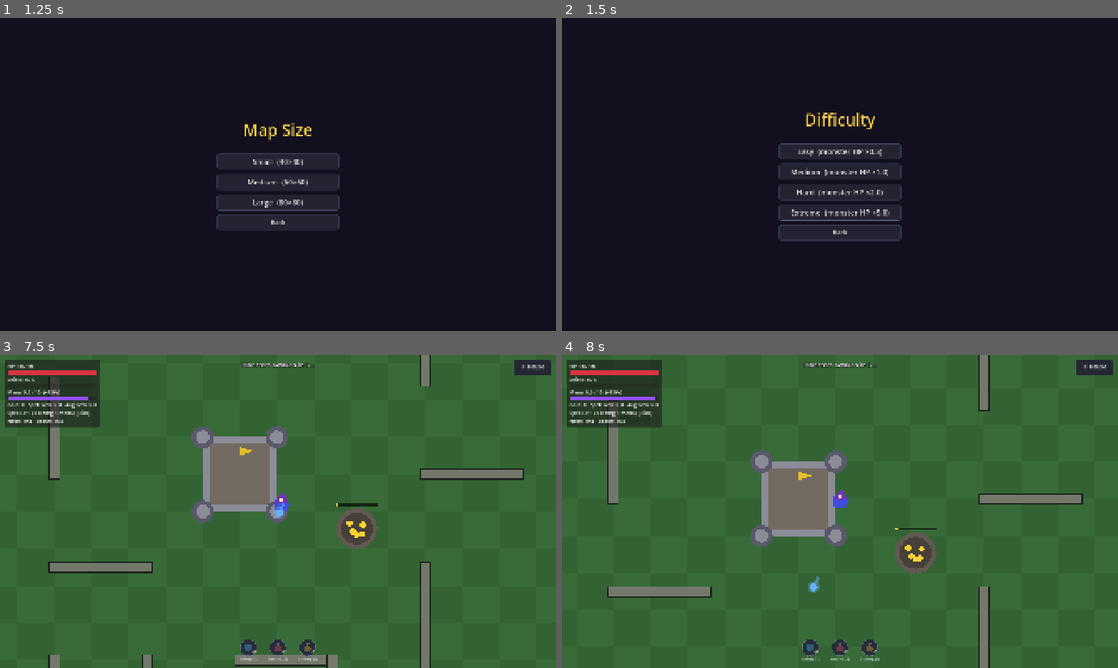
Above: before the commit, frames 1-4 (two rows, left to right).
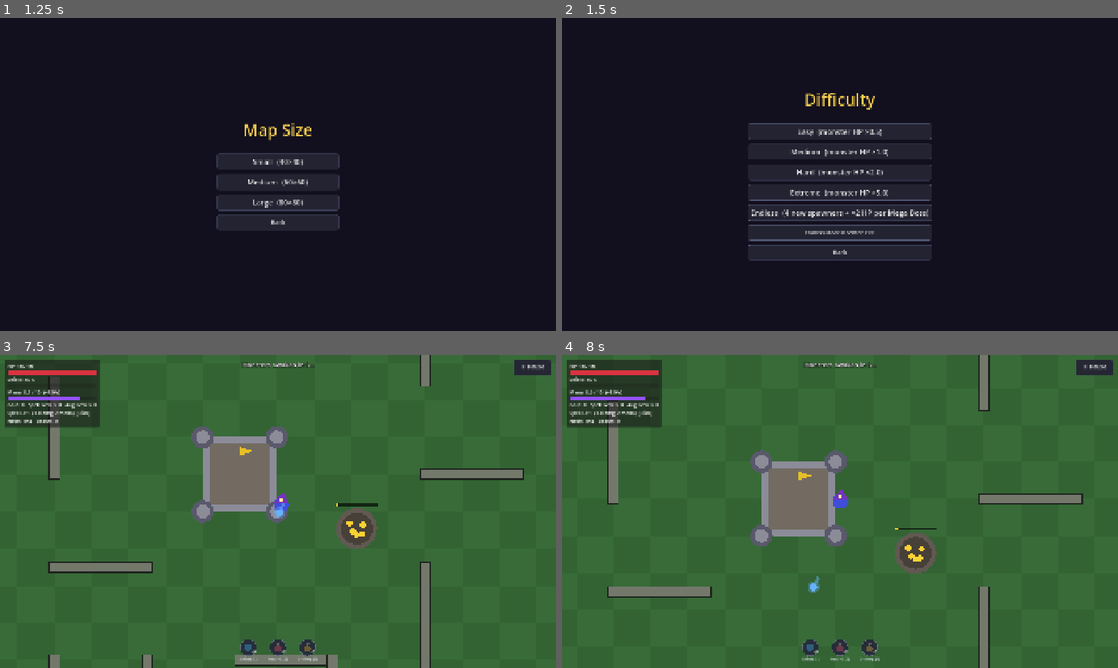
Above: after the commit, the same moments.

Repository: 09DylanXie/Hukulshish
Game: Godot game, scene res://scenes/ui/MainMenu.tscn
Same seed, same stepped clock (60 frames per second), same inputs: the game is played once before the commit and once after it.
Inputs (mouse positions are in pixels of both pictures, inside the frame that each line leads up to):
- Up to frame 1 (1.25 s): click "Start" at 0.5 s
- Up to frame 2 (1.5 s): click "Small (40×40)" at 1.25 s
- Up to frame 3 (7.5 s): click "Medium (monster HP ×1.0)" at 2 s; click "⏸ Pause" at 2.75 s; click "Restart Run" at 3.5 s; tap Enter at 4.25 s; move the mouse to (400, 495) at 4.27 s; hold D (move_right) 4.28-5 s; tap P at 4.35 s; click (400, 495) at 4.42 s; click "Restart Run" at 5 s; tap Space at 5.75 s; move the mouse to (166, 527) at 5.77 s; hold S (move_down) 5.78-6.53 s; tap 1 at 5.85 s; move the mouse to (333, 442) at 6.52 s; hold D (move_right) 6.53-7.28 s; tap 2 at 6.6 s; move the mouse to (250, 574) at 7.27 s; hold W (move_up) from 7.28 s (still down); tap 3 at 7.35 s; click (250, 574) at 7.42 s
- Up to frame 4 (8 s): keep holding W (move_up)

Frame 1 is identical in both runs. In frame 2, 3.6% of the frame differs, in the area x 33-67%, y 24-78%; in frame 3, less than 0.1%; in frame 4, less than 0.1%.

Commit message:
feat: mega boss spell speed/shield/2x spawns, 2x player fire rate/+1 mana cost, and endless mode

Diff:
--- a/resources/spells/base_spell.tres
+++ b/resources/spells/base_spell.tres
@@ -7,6 +7,6 @@
 name = "Base Spell"
 speed_tiles = 6
 range_tiles = 10
-fire_rate = 1
+fire_rate = 2
 color = Color(0.4, 0.7, 1, 1)
 radius_tiles = 0.2
--- a/resources/spells/boss_spell.tres
+++ b/resources/spells/boss_spell.tres
@@ -7,6 +7,6 @@
 name = "Boss Spell"
 speed_tiles = 6
 range_tiles = 10
-fire_rate = 1
+fire_rate = 2
 color = Color(1, 0.55, 0.15, 1)
 radius_tiles = 0.28
--- a/scripts/autoload/config.gd
+++ b/scripts/autoload/config.gd
@@ -22,8 +22,8 @@
 const MANA_REGEN_STEP: float = 0.5
 const MANA_POOL_MAX: int = 29
 const MANA_POOL_MAX_LEVEL: int = 12
-const BASE_SPELL_MANA_COST: float = 1.0
-const BOSS_SPELL_MANA_COST: float = 2.0
+const BASE_SPELL_MANA_COST: float = 2.0
+const BOSS_SPELL_MANA_COST: float = 3.0
 
 # --- Base spell (§6.2) ---
 const SPELL_MAX_LEVEL: int = 9
@@ -123,10 +123,16 @@
 
 # --- Mega boss (§6.7) — 2× previous HP (1000 → 2000) ---
 const MEGA_BOSS_HP: int = 2000
+const MEGA_BOSS_SHIELD_HP: float = 100.0
+const MEGA_BOSS_BOLT_SPEED_TILES: float = 6.0
 const MEGA_BOSS_RADIUS_TILES: float = 1.5
-const MEGA_BOSS_SPAWN_BOSS_SEC: float = 50.0
+const MEGA_BOSS_SPAWN_RATE_MULT: float = 2.0
+const MEGA_BOSS_SPAWN_BOSS_SEC: float = 25.0
 # TODO(design): cap on monsters the mega boss keeps alive (performance).
 const MEGA_BOSS_MAX_MINIONS: int = 40
+
+# --- Endless Mode (§3) ---
+const ENDLESS_WAVE_HP_MULT: float = 2.0
 
 # TODO(design): does the difficulty HP multiplier also scale nests + bosses? (§9 Q4). Assumed no.
 const DIFFICULTY_SCALES_NESTS_AND_BOSSES: bool = false
--- a/scripts/autoload/game_state.gd
+++ b/scripts/autoload/game_state.gd
@@ -5,6 +5,7 @@
 ## Emitted whenever anything the HUD / castle menu shows changes.
 signal changed
 signal mana_changed(mana: float, max_mana: int, regen: float)
+signal endless_wave_started(wave: int)
 signal victory
 signal defeat
 
@@ -12,6 +13,9 @@
 
 var map_size: MapSizeData
 var difficulty: DifficultyData
+var endless_mode: bool = false
+var endless_wave: int = 0
+var endless_hp_mult: float = 1.0
 
 var run_time: float = 0.0
 var gold: int = 0
@@ -84,6 +88,8 @@
 	bosses_defeated = 0
 	mega_boss_spawned = false
 	mega_boss_defeated = false
+	endless_wave = 0
+	endless_hp_mult = 1.0
 	run_over = false
 	changed.emit()
 	mana_changed.emit(mana, max_mana(), mana_regen())
@@ -112,7 +118,7 @@
 
 # --- Enemy HP scaling (difficulty + time after 3 minutes) ---
 
-## Scales monster base HP by difficulty and, once 3 minutes have elapsed, every 30 seconds:
+## Scales monster base HP by difficulty, 3-minute time scaling, and Endless Mode wave multiplier:
 ## - Easy: no time scaling
 ## - Medium: +5 HP per 30 s
 ## - Hard: ×1.2 per 30 s
@@ -120,17 +126,31 @@
 func scaled_monster_hp(base_hp: int) -> float:
 	var mult: float = difficulty.hp_mult if difficulty != null else 1.0
 	var hp: float = float(Config.scale_hp(base_hp, mult))
-	if run_time < Config.TIME_SCALE_START_SEC or difficulty == null:
-		return hp
-	var steps: int = int(floor((run_time - Config.TIME_SCALE_START_SEC) / Config.TIME_SCALE_INTERVAL_SEC)) + 1
-	match difficulty.name:
-		"Medium":
-			hp += Config.TIME_SCALE_MEDIUM_ADD * steps
-		"Hard":
-			hp *= pow(Config.TIME_SCALE_HARD_MULT, steps)
-		"Extreme":
-			hp *= pow(Config.TIME_SCALE_EXTREME_MULT, steps)
-	return hp
+	if run_time >= Config.TIME_SCALE_START_SEC and difficulty != null:
+		var steps: int = int(floor((run_time - Config.TIME_SCALE_START_SEC) / Config.TIME_SCALE_INTERVAL_SEC)) + 1
+		match difficulty.name:
+			"Medium":
+				hp += Config.TIME_SCALE_MEDIUM_ADD * steps
+			"Hard":
+				hp *= pow(Config.TIME_SCALE_HARD_MULT, steps)
+			"Extreme":
+				hp *= pow(Config.TIME_SCALE_EXTREME_MULT, steps)
+	return hp * endless_hp_mult
+
+
+func scaled_nest_hp() -> float:
+	var mult: float = difficulty.hp_mult if (Config.DIFFICULTY_SCALES_NESTS_AND_BOSSES and difficulty != null) else 1.0
+	return float(Config.scale_hp(Config.NEST_HP, mult)) * endless_hp_mult
+
+
+func scaled_boss_hp() -> float:
+	var mult: float = difficulty.hp_mult if (Config.DIFFICULTY_SCALES_NESTS_AND_BOSSES and difficulty != null) else 1.0
+	return float(Config.scale_hp(Config.BOSS_HP, mult)) * endless_hp_mult
+
+
+func scaled_mega_boss_hp() -> float:
+	var mult: float = difficulty.hp_mult if (Config.DIFFICULTY_SCALES_NESTS_AND_BOSSES and difficulty != null) else 1.0
+	return float(Config.scale_hp(Config.MEGA_BOSS_HP, mult)) * endless_hp_mult
 
 
 # --- Mana & Spell Mods ---
@@ -461,8 +481,18 @@
 	changed.emit()
 
 
-## Victory: the mega boss is defeated (it only appears after all 4 nests are destroyed).
+## Victory in Normal mode when the mega boss is defeated; in Endless mode, spawns 4 new spawners
+## and doubles everything's HP (×2 per Mega Boss kill).
 func on_mega_boss_defeated() -> void:
+	if endless_mode:
+		endless_wave += 1
+		endless_hp_mult *= Config.ENDLESS_WAVE_HP_MULT
+		nests_destroyed = 0
+		mega_boss_spawned = false
+		mega_boss_defeated = false
+		changed.emit()
+		endless_wave_started.emit(endless_wave)
+		return
 	mega_boss_defeated = true
 	changed.emit()
 	if not run_over:
--- a/scripts/bosses/mega_boss.gd
+++ b/scripts/bosses/mega_boss.gd
@@ -1,16 +1,21 @@
 class_name MegaBoss
 extends NestBoss
-## Appears once all 4 nests are destroyed (§6.7). 1000 HP, same damage + speed as a nest boss.
-## Summons a nest boss every 50 s and spawns every monster class at its normal rate.
-## Defeating it wins the game.
+## Appears once all 4 nests are destroyed (§6.7). 2000 base HP, same spell speed as player's base spell (6 tiles/s),
+## and a 100 HP shield that regenerates after each 1/4 of its HP lost (at 75%, 50%, and 25% HP).
+## Summons a nest boss every 25 s (2× rate) and spawns every monster class at 2× its normal rate.
+## Defeating it wins the game (or starts the next 2× HP wave in Endless mode).
 
 signal minion_spawned(minion: Node)
 
 const MonsterScene: PackedScene = preload("res://scenes/monsters/Monster.tscn")
 const BossScene: PackedScene = preload("res://scenes/bosses/NestBoss.tscn")
+const QUARTER_THRESHOLDS: Array[float] = [0.75, 0.50, 0.25]
 
 var hp_mult: float = 1.0
+var max_shield: float = Config.MEGA_BOSS_SHIELD_HP
+var shield: float = Config.MEGA_BOSS_SHIELD_HP
 
+var _next_quarter_idx: int = 0
 var _boss_timer: float = Config.MEGA_BOSS_SPAWN_BOSS_SEC
 ## One spawn timer per monster class, same order as Config.MONSTERS.
 var _monster_timers: Array[float] = []
@@ -20,7 +25,10 @@
 func _init() -> void:
 	max_hp = Config.MEGA_BOSS_HP
 	hp = max_hp
+	max_shield = Config.MEGA_BOSS_SHIELD_HP
+	shield = max_shield
 	gold = 0
+	bolt_speed_tiles = Config.BASE_SPELL.speed_tiles
 	_radius = Config.tiles(Config.MEGA_BOSS_RADIUS_TILES)
 	color = Color(0.35, 0.05, 0.4)
 
@@ -28,16 +36,18 @@
 func setup(tint: Color, mult: float) -> void:
 	hp_mult = mult
 	color = tint.darkened(0.5)
-	if Config.DIFFICULTY_SCALES_NESTS_AND_BOSSES:
-		max_hp = Config.scale_hp(Config.MEGA_BOSS_HP, mult)
-		hp = max_hp
+	max_hp = GameState.scaled_mega_boss_hp()
+	hp = max_hp
+	max_shield = Config.MEGA_BOSS_SHIELD_HP
+	shield = max_shield
+	_next_quarter_idx = 0
 
 
 func _ready() -> void:
 	super._ready()
 	add_to_group("mega_boss")
 	for stats in Config.MONSTERS:
-		_monster_timers.append((stats as MonsterStats).spawn_interval)
+		_monster_timers.append((stats as MonsterStats).spawn_interval / Config.MEGA_BOSS_SPAWN_RATE_MULT)
 
 
 func _physics_process(delta: float) -> void:
@@ -54,12 +64,42 @@
 		_monster_timers[i] -= delta
 		if _monster_timers[i] <= 0.0:
 			var stats: MonsterStats = Config.MONSTERS[i]
-			_monster_timers[i] = stats.spawn_interval
+			_monster_timers[i] = stats.spawn_interval / Config.MEGA_BOSS_SPAWN_RATE_MULT
 			if _minions < Config.MEGA_BOSS_MAX_MINIONS:
 				var scene: PackedScene = stats.scene if stats.scene != null else MonsterScene
 				var m: Monster = scene.instantiate()
 				m.setup(stats, hp_mult)
 				_spawn_minion(m, true)
+
+
+func take_damage(amount: float) -> void:
+	if _dead or amount <= 0.0:
+		return
+	_flash = 0.1
+	if shield > 0.0:
+		if amount <= shield:
+			shield -= amount
+			queue_redraw()
+			return
+		amount -= shield
+		shield = 0.0
+
+	hp -= amount
+	# Regenerate the 100 HP shield after each 1/4 of max HP lost (75%, 50%, 25%).
+	while _next_quarter_idx < QUARTER_THRESHOLDS.size() and hp <= max_hp * QUARTER_THRESHOLDS[_next_quarter_idx]:
+		var threshold_hp: float = max_hp * QUARTER_THRESHOLDS[_next_quarter_idx]
+		_next_quarter_idx += 1
+		if hp > 0.0:
+			hp = maxf(hp, threshold_hp)
+			shield = max_shield
+			break
+
+	queue_redraw()
+	if hp <= 0.0:
+		_dead = true
+		_on_killed()
+		died.emit(gold, global_position)
+		queue_free()
 
 
 func _spawn_minion(node: Node2D, counts: bool) -> void:
@@ -73,9 +113,18 @@
 
 func _draw() -> void:
 	super._draw()
+	var r: float = _radius
 	# Crown
-	var r: float = _radius
 	draw_colored_polygon(PackedVector2Array([
 		Vector2(-r * 0.5, -r * 0.75), Vector2(-r * 0.5, -r * 1.05), Vector2(-r * 0.25, -r * 0.88),
 		Vector2(0, -r * 1.15), Vector2(r * 0.25, -r * 0.88), Vector2(r * 0.5, -r * 1.05), Vector2(r * 0.5, -r * 0.75),
 	]), Color(1, 0.82, 0.2))
+	# Mega Boss 100 HP regenerating shield aura & bar
+	if shield > 0.0:
+		var sr: float = r * 1.28
+		draw_circle(Vector2.ZERO, sr, Color(0.2, 0.78, 1.0, 0.22))
+		draw_arc(Vector2.ZERO, sr, 0.0, TAU, 36, Color(0.35, 0.9, 1.0, 0.92), 2.5)
+		var w: float = r * 2.0
+		var s_top: Vector2 = Vector2(-r, -r - 16.0)
+		draw_rect(Rect2(s_top, Vector2(w, 4)), Color(0, 0, 0, 0.6))
+		draw_rect(Rect2(s_top, Vector2(w * clampf(shield / max_shield, 0.0, 1.0), 4)), Color(0.25, 0.82, 1.0))
--- a/scripts/bosses/nest_boss.gd
+++ b/scripts/bosses/nest_boss.gd
@@ -11,6 +11,7 @@
 var max_hp: float = Config.BOSS_HP
 var hp: float = Config.BOSS_HP
 var gold: int = Config.BOSS_GOLD
+var bolt_speed_tiles: float = Config.BOSS_BOLT_SPEED_TILES
 
 var _radius: float = Config.tiles(Config.BOSS_RADIUS_TILES)
 var _attack_cooldown: float = 0.0
@@ -21,11 +22,10 @@
 
 
 ## `tint` = colour of the nest it came from. `hp_mult` only applies if Config says so (§9 Q4).
-func setup(tint: Color, hp_mult: float) -> void:
+func setup(tint: Color, _hp_mult: float) -> void:
 	color = tint.darkened(0.3)
-	if Config.DIFFICULTY_SCALES_NESTS_AND_BOSSES:
-		max_hp = Config.scale_hp(int(max_hp), hp_mult)
-		hp = max_hp
+	max_hp = GameState.scaled_boss_hp()
+	hp = max_hp
 
 
 func _ready() -> void:
@@ -73,7 +73,7 @@
 
 func _fire_at(target_pos: Vector2) -> void:
 	var p: Projectile = ProjectileScene.instantiate()
-	var speed: float = Config.tiles(Config.BOSS_BOLT_SPEED_TILES)
+	var speed: float = Config.tiles(bolt_speed_tiles)
 	p.setup(global_position.direction_to(target_pos), speed, Config.BOSS_BOLT_DAMAGE, false,
 		Color(1, 0.3, 0.1), Config.tiles(0.2), Config.tiles(Config.BOSS_FIRE_RANGE_TILES * 1.5))
 	p.global_position = global_position
--- a/scripts/main/game.gd
+++ b/scripts/main/game.gd
@@ -19,19 +19,21 @@
 var _entities: Node2D
 var _player: Player
 var _castle_menu: CastleMenu
+var _nest_positions: Array[Vector2] = []
 
 
 func _ready() -> void:
 	GameState.start_run()
 	GameState.victory.connect(_on_victory)
 	GameState.defeat.connect(_on_defeat)
+	GameState.endless_wave_started.connect(_on_endless_wave_started)
 
 	var map: MapSizeData = GameState.map_size
 	var half: float = Config.tiles(map.size_in_tiles) * 0.5
 	var bounds := Rect2(-half, -half, half * 2.0, half * 2.0)
 
-	var nest_positions: Array[Vector2] = _compute_nest_positions(bounds)
-	var mine_positions: Array[Vector2] = _pick_gold_mine_positions(bounds, nest_positions)
+	_nest_positions = _compute_nest_positions(bounds)
+	var mine_positions: Array[Vector2] = _pick_gold_mine_positions(bounds, _nest_positions)
 
 	var world: Node2D
 	if map.scene != null:
@@ -40,7 +42,7 @@
 		var w: World = WorldScene.instantiate()
 		w.size_in_tiles = map.size_in_tiles
 		var clear_radius: float = Config.tiles(3.0)
-		for np in nest_positions:
+		for np in _nest_positions:
 			w.clear_zones.append(Vector3(np.x, np.y, clear_radius))
 		for mp in mine_positions:
 			w.clear_zones.append(Vector3(mp.x, mp.y, clear_radius))
@@ -64,7 +66,7 @@
 	_player.position = Vector2.ZERO
 	_entities.add_child(_player)
 
-	_spawn_nests(nest_positions)
+	_spawn_nests(_nest_positions)
 	_spawn_gold_mines(mine_positions)
 
 	var hud: HUD = HUDScene.instantiate()
@@ -208,6 +210,24 @@
 	GameState.on_mega_boss_defeated()
 
 
+func _on_endless_wave_started(_wave: int) -> void:
+	if not is_inside_tree() or GameState.run_over:
+		return
+	# Double the HP of any already-active monsters and bosses on the map.
+	for node in get_tree().get_nodes_in_group("monsters"):
+		var m := node as Monster
+		if m != null and not m.is_queued_for_deletion():
+			m.max_hp *= Config.ENDLESS_WAVE_HP_MULT
+			m.hp *= Config.ENDLESS_WAVE_HP_MULT
+	for node in get_tree().get_nodes_in_group("bosses"):
+		var b := node as NestBoss
+		if b != null and not b.is_queued_for_deletion():
+			b.max_hp *= Config.ENDLESS_WAVE_HP_MULT
+			b.hp *= Config.ENDLESS_WAVE_HP_MULT
+	# Spawn 4 new spawners in the corners with 2× HP.
+	call_deferred("_spawn_nests", _nest_positions)
+
+
 func _on_victory() -> void:
 	SceneRouter.goto(SceneRouter.VICTORY)
 
--- a/scripts/nests/nest.gd
+++ b/scripts/nests/nest.gd
@@ -25,9 +25,8 @@
 	add_to_group("nests")
 	collision_layer = Config.LAYER_NESTS
 	collision_mask = 0
-	if Config.DIFFICULTY_SCALES_NESTS_AND_BOSSES:
-		max_hp = Config.scale_hp(Config.NEST_HP, hp_mult)
-		hp = max_hp
+	max_hp = GameState.scaled_nest_hp()
+	hp = max_hp
 	var shape := CollisionShape2D.new()
 	var circle := CircleShape2D.new()
 	circle.radius = _radius
--- a/scripts/spells/spell_caster.gd
+++ b/scripts/spells/spell_caster.gd
@@ -1,5 +1,5 @@
 extends Node2D
-## Fires the player's base spell (1 mana) and any acquired boss spells (2 mana each).
+## Fires the player's base spell (2 mana) and any acquired boss spells (3 mana each).
 ## By default, the player clicks to shoot toward the cursor (respecting each spell's fire rate cooldown and mana).
 ## Once Auto-Shooting is unlocked in the Gold Shop (1000 gold), spells also auto-aim at the nearest target.
 ## Once Homing is unlocked in the Gold Shop (1500 gold), fired projectiles home toward the closest enemy.
--- a/scripts/ui/castle_menu.gd
+++ b/scripts/ui/castle_menu.gd
@@ -204,11 +204,13 @@
 	for c in _spells_box.get_children():
 		c.queue_free()
 	if GameState.boss_spells.is_empty():
-		_spells_box.add_child(UIKit.make_label("None yet — bosses have a 1/3 chance to drop a new spell (costs 2 mana).", 15, Color(0.7, 0.7, 0.75)))
+		_spells_box.add_child(UIKit.make_label(
+			"None yet — bosses have a 1/3 chance to drop a new spell (costs %d mana)." % int(Config.BOSS_SPELL_MANA_COST),
+			15, Color(0.7, 0.7, 0.75)))
 	else:
 		for s in GameState.boss_spells:
-			var info: String = "★ %s — %.1f dmg, %.2f/s, 2 mana (frozen)" % [
-				s["name"], float(s["damage"]), float(s["fire_rate"])]
+			var info: String = "★ %s — %.1f dmg, %.2f/s, %d mana (frozen)" % [
+				s["name"], float(s["damage"]), float(s["fire_rate"]), int(s.get("mana_cost", Config.BOSS_SPELL_MANA_COST))]
 			_spells_box.add_child(UIKit.make_label(info, 15, s["color"] as Color))
 
 	# Populate Gold Shop
--- a/scripts/ui/difficulty_select.gd
+++ b/scripts/ui/difficulty_select.gd
@@ -1,16 +1,45 @@
 extends Control
-## Difficulty Select: Easy, Medium, Hard, Extreme (§3). Multiplies monster HP.
+## Difficulty Select: Easy, Medium, Hard, Extreme, plus Endless Mode (§3).
+## In Endless Mode, defeating the Mega Boss spawns 4 new spawners and multiplies everything's HP by 2×.
+
+var _endless_toggle: Button
 
 
 func _ready() -> void:
+	GameState.endless_mode = false
 	var box: VBoxContainer = UIKit.make_centered_menu(self, "Difficulty")
 	for d in Config.DIFFICULTIES:
 		var data: DifficultyData = d
-		var b: Button = UIKit.make_button("%s  (monster HP ×%s)" % [data.name, str(data.hp_mult)], _choose.bind(data))
+		var b: Button = UIKit.make_button("%s  (monster HP ×%s)" % [data.name, str(data.hp_mult)], _choose.bind(data, false))
 		box.add_child(b)
+
+	var endless_btn: Button = UIKit.make_button(
+		"Endless  (4 new spawners + ×2 HP per Mega Boss)",
+		_choose.bind(Config.DIFFICULTIES[1], true)
+	)
+	box.add_child(endless_btn)
+
+	_endless_toggle = UIKit.make_button("", _toggle_endless, 18)
+	_refresh_toggle_text()
+	box.add_child(_endless_toggle)
+
 	box.add_child(UIKit.make_button("Back", func() -> void: SceneRouter.goto(SceneRouter.MAP_SIZE_SELECT), 20))
 
 
-func _choose(data: DifficultyData) -> void:
+func _toggle_endless() -> void:
+	GameState.endless_mode = not GameState.endless_mode
+	_refresh_toggle_text()
+
+
+func _refresh_toggle_text() -> void:
+	if _endless_toggle == null:
+		return
+	var state_str: String = "ON (4 new spawners + ×2 HP after Mega Boss)" if GameState.endless_mode else "OFF"
+	_endless_toggle.text = "Endless Mode Modifier: %s" % state_str
+
+
+func _choose(data: DifficultyData, force_endless: bool) -> void:
 	GameState.difficulty = data
+	if force_endless:
+		GameState.endless_mode = true
 	SceneRouter.goto(SceneRouter.GAME)
--- a/scripts/ui/hud.gd
+++ b/scripts/ui/hud.gd
@@ -19,6 +19,7 @@
 var _slots: Array[Control] = []
 var _slot_hovered: Array[bool] = [false, false, false]
 var _elapsed: float = 0.0
+var _endless_banner_timer: float = 0.0
 
 const _SLOT_TITLES: Array[String] = ["Shield [1]", "Heal +3 [2]", "2× Dmg [3]"]
 const _SLOT_COLORS: Array[Color] = [
@@ -39,6 +40,7 @@
 
 	GameState.changed.connect(_refresh)
 	GameState.mana_changed.connect(_on_mana_changed)
+	GameState.endless_wave_started.connect(_on_endless_wave_started)
 	_on_mana_changed(GameState.mana, GameState.max_mana(), GameState.mana_regen())
 	_refresh()
 
@@ -51,13 +53,24 @@
 	_on_shield_changed(player.shield, player.max_shield)
 
 
+func _on_endless_wave_started(_wave: int) -> void:
+	_endless_banner_timer = 5.0
+	_refresh()
+
+
 func _process(delta: float) -> void:
 	if not get_tree().paused:
 		_elapsed += delta
-	if _elapsed < Config.NEST_SPAWN_DELAY_SEC:
+		if _endless_banner_timer > 0.0:
+			_endless_banner_timer = maxf(0.0, _endless_banner_timer - delta)
+	if _endless_banner_timer > 0.0:
+		_hint_label.text = "ENDLESS WAVE %d! 4 new spawners appeared — all HP ×%d!" % [
+			GameState.endless_wave + 1, int(round(GameState.endless_hp_mult))]
+	elif _elapsed < Config.NEST_SPAWN_DELAY_SEC:
 		_hint_label.text = "Monsters awaken in %d…" % ceili(Config.NEST_SPAWN_DELAY_SEC - _elapsed)
 	elif GameState.mega_boss_spawned and not GameState.mega_boss_defeated:
-		_hint_label.text = "THE MEGA BOSS HAS AWAKENED! Defeat it to win!"
+		var msg: String = "THE MEGA BOSS HAS AWAKENED! Defeat it to spawn the next wave!" if GameState.endless_mode else "THE MEGA BOSS HAS AWAKENED! Defeat it to win!"
+		_hint_label.text = msg
 	elif not GameState.auto_shoot_unlocked and _elapsed < 12.0:
 		_hint_label.text = "Left-click to shoot toward cursor • Enter castle to shop & heal"
 	else:
@@ -325,12 +338,15 @@
 		mode_tag += " [Homing]"
 	if GameState.magnet_unlocked:
 		mode_tag += " [Magnet]"
-	_spell_label.text = "Spell Lv %d  (%.1f dmg, 1 mana)%s%s" % [
-		GameState.spell_level, dmg, extra, mode_tag]
+	_spell_label.text = "Spell Lv %d  (%.1f dmg, %d mana)%s%s" % [
+		GameState.spell_level, dmg, int(Config.BASE_SPELL_MANA_COST), extra, mode_tag]
+	var wave_tag: String = ""
+	if GameState.endless_mode:
+		wave_tag = "   [Endless W%d • ×%d HP]" % [GameState.endless_wave + 1, int(round(GameState.endless_hp_mult))]
 	if GameState.mega_boss_spawned:
-		_objective_label.text = "Nests  4/4    Mega Boss  ACTIVE"
+		_objective_label.text = "Nests  4/4    Mega Boss  ACTIVE%s" % wave_tag
 	else:
-		_objective_label.text = "Nests  %d/4    Bosses  %d/4" % [GameState.nests_destroyed, GameState.bosses_defeated]
+		_objective_label.text = "Nests  %d/4    Bosses  %d%s" % [GameState.nests_destroyed, GameState.bosses_defeated, wave_tag]
 	for s in _slots:
 		s.queue_redraw()
 
Not shown, added: scripts/spells/fire_zone.gd.uid
Not shown, changed: AGENTS.md
Not shown, changed: docs/PROTOTYPE.md
